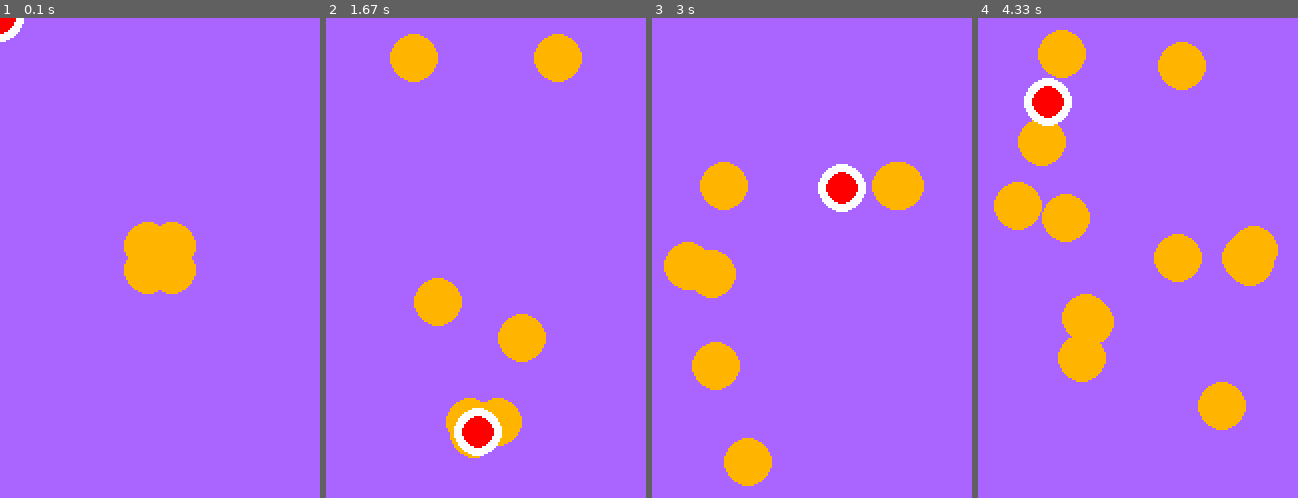
Above: before the commit, frames 1-4 (left to right).
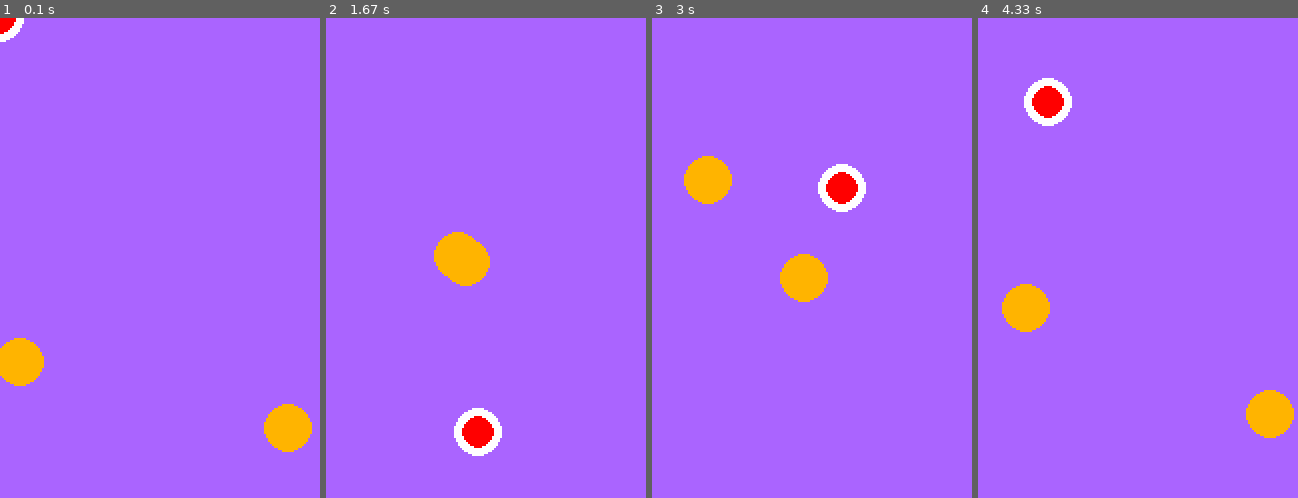
Above: after the commit, the same moments.

Repository: alvansga/my-py-game
Game: pygame game, started from Pong/main.py
Two runs of this game, one before a commit and one after it. Both use one fixed random seed, a clock stepped at 60 frames per second and the inputs below.
Inputs (mouse positions are in pixels of both pictures, inside the frame that each line leads up to):
- Up to frame 1 (0.1 s): no input
- Up to frame 2 (1.67 s): click (473, 277) at 0.38 s; press the mouse at (556, 354) at 0.7 s; move the mouse to (463, 373) at 0.8 s; release the mouse at (370, 397) at 0.93 s; press the mouse at (418, 286) at 1.03 s; move the mouse to (479, 238) at 1.13 s; release the mouse at (537, 190) at 1.27 s; press the mouse at (556, 354) at 1.37 s; move the mouse to (514, 392) at 1.47 s; release the mouse at (479, 430) at 1.6 s
- Up to frame 3 (3 s): press the mouse at (776, 248) at 1.7 s; move the mouse to (735, 248) at 1.8 s; release the mouse at (690, 243) at 1.93 s; press the mouse at (776, 248) at 2.03 s; move the mouse to (837, 339) at 2.13 s; release the mouse at (901, 430) at 2.27 s; press the mouse at (776, 248) at 2.37 s; move the mouse to (834, 234) at 2.47 s; release the mouse at (892, 214) at 2.6 s; press the mouse at (799, 258) at 2.7 s; move the mouse to (818, 224) at 2.8 s; release the mouse at (840, 186) at 2.93 s
- Up to frame 4 (4.33 s): press the mouse at (1029, 171) at 3.03 s; move the mouse to (1035, 219) at 3.13 s; release the mouse at (1042, 262) at 3.27 s; press the mouse at (1134, 282) at 3.37 s; move the mouse to (1109, 344) at 3.47 s; release the mouse at (1083, 411) at 3.6 s; press the mouse at (1134, 282) at 3.7 s; move the mouse to (1157, 306) at 3.8 s; release the mouse at (1176, 325) at 3.93 s; press the mouse at (1134, 282) at 4.03 s; move the mouse to (1093, 190) at 4.13 s; release the mouse at (1048, 104) at 4.27 s

The runs differ from the first frame. In frame 1, 5.2% of the frame differs, in the area x 0-98%, y 42-91%; in frame 2, 7.1%; in frame 3, 7.6%; in frame 4, 14%, in the area x 5-99%, y 2-88%.

Commit message:
-update pong

Diff:
--- a/Pong/main.py
+++ b/Pong/main.py
@@ -9,6 +9,7 @@
 from pygame.locals import *
 from ball import *
 from pointer import *
+from random import choice
 
 FPS = 60
 LEBARWINDOW = 160
@@ -82,19 +83,8 @@
     # player = pygame.image.load("media/marble.png")
     # DISPLAYSURF.blit(player,(0,0))
     bola = []
-    bola.append(Ball(DISPLAYSURF,int(LEBARWINDOW/2),int(TINGGIWINDOW/2)))
-    bola.append(Ball(DISPLAYSURF,int(LEBARWINDOW/2),int(TINGGIWINDOW/2)))
-    bola.append(Ball(DISPLAYSURF,int(LEBARWINDOW/2),int(TINGGIWINDOW/2)))
-    bola.append(Ball(DISPLAYSURF,int(LEBARWINDOW/2),int(TINGGIWINDOW/2)))
-    bola.append(Ball(DISPLAYSURF,int(LEBARWINDOW/2),int(TINGGIWINDOW/2)))
-    bola.append(Ball(DISPLAYSURF,int(LEBARWINDOW/2),int(TINGGIWINDOW/2)))
-    bola.append(Ball(DISPLAYSURF,int(LEBARWINDOW/2),int(TINGGIWINDOW/2)))
-    bola.append(Ball(DISPLAYSURF,int(LEBARWINDOW/2),int(TINGGIWINDOW/2)))
-    bola.append(Ball(DISPLAYSURF,int(LEBARWINDOW/2),int(TINGGIWINDOW/2)))
-    bola.append(Ball(DISPLAYSURF,int(LEBARWINDOW/2),int(TINGGIWINDOW/2)))
-    bola.append(Ball(DISPLAYSURF,int(LEBARWINDOW/2),int(TINGGIWINDOW/2)))
-    bola.append(Ball(DISPLAYSURF,int(LEBARWINDOW/2),int(TINGGIWINDOW/2)))
-    bola.append(Ball(DISPLAYSURF,int(LEBARWINDOW/2),int(TINGGIWINDOW/2)))
+    bola.append(Ball(DISPLAYSURF,choice(range(LEBARWINDOW)),choice(range(TINGGIWINDOW))))
+    bola.append(Ball(DISPLAYSURF,choice(range(LEBARWINDOW)),choice(range(TINGGIWINDOW))))
     xmouse = 0
     ymouse = 0
     pointer = Pointer()
@@ -108,6 +98,10 @@
         for obj in bola:
             obj.StartMoving(DISPLAYSURF)
             obj.CollideWindow(LEBARWINDOW,TINGGIWINDOW)
+            for i in range(len(bola)):
+                if bola[i] == obj:
+                    break
+                obj.CollideSomething(bola[i])
             obj.CollideSomething(pointer)
         mouseklik = False
         mouserelease = False
